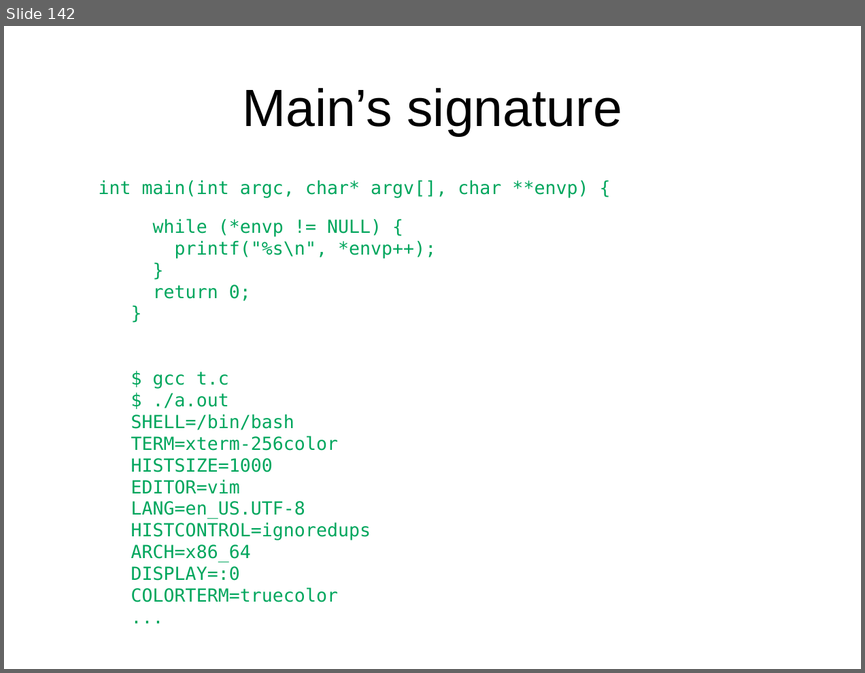
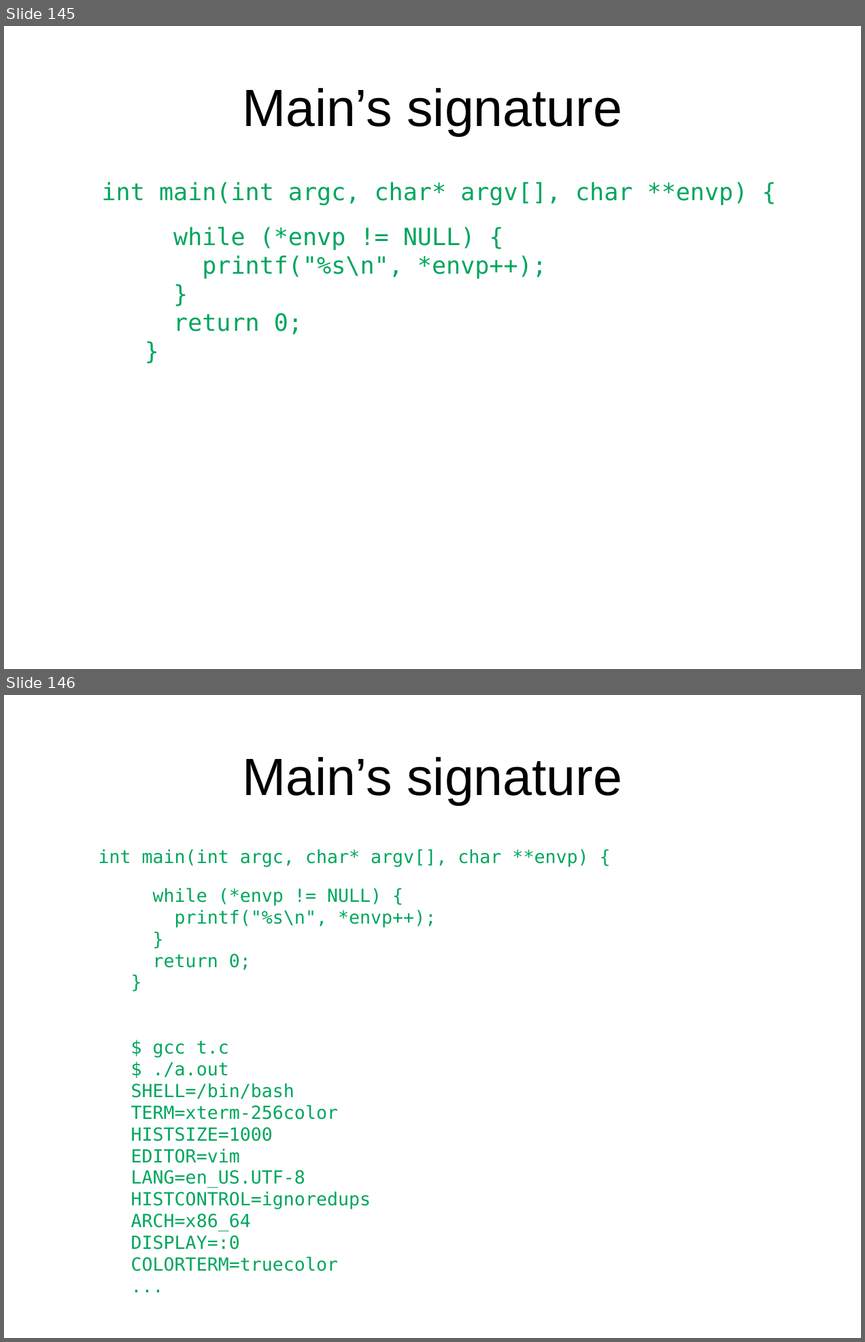
Before and after one commit to antonburtsev/cs3810, a slide deck: lectures/lecture04-mips/lecture-04-mips.odp. Shown one above the other, each under a label of ours: slide 142 before the commit, slides 145 and 146 after it. The pictures are 865x673 and 865x1342 pixels, drawn with LibreOffice and Linux fonts; fonts in the diff are those of the drawing. Boxes give left, top, right and bottom in pixels: in the first picture for what was removed or moved away, otherwise in the second. Text is boxed around its words. In the diff, an @@ line names an element or a change of style, - is before the commit and + after.

Commit message:
Lecture 05

```diff
--- a/lectures/lecture04-mips/lecture-04-mips.odp
+++ b/lectures/lecture04-mips/lecture-04-mips.odp
@@ slide 145 added at [4,26,861,669], background #FFFFFF @@
@@ title added at [242,88,622,136], 44 pt, text #000000 @@
+Main’s signature
@@ text added at [102,182,748,334], 20 pt, text #00A65D @@
+int main(int argc, char* argv[], char **envp) {
+while (*envp != NULL) {
+printf("%s\n", *envp++);
+}
+return 0;
+}
@@ what was slide 142 is now slide 146 @@
```
Also in this commit, not shown: 10 other slides added, 4 slides removed, 4 other files.
